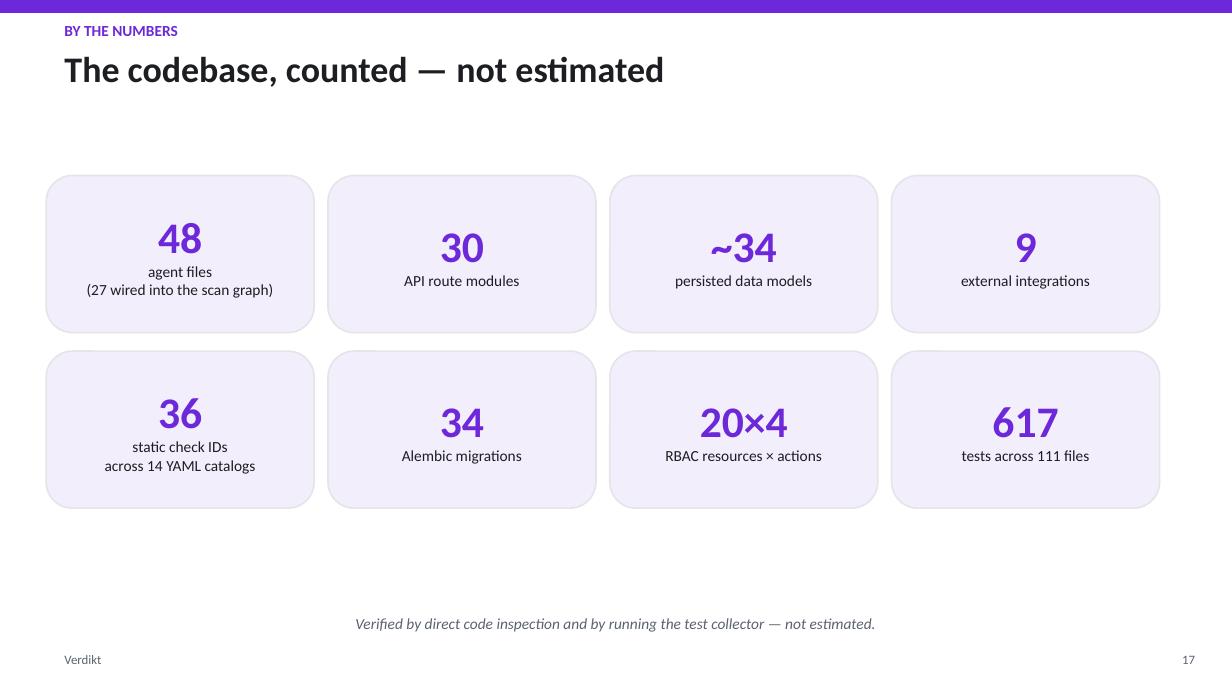
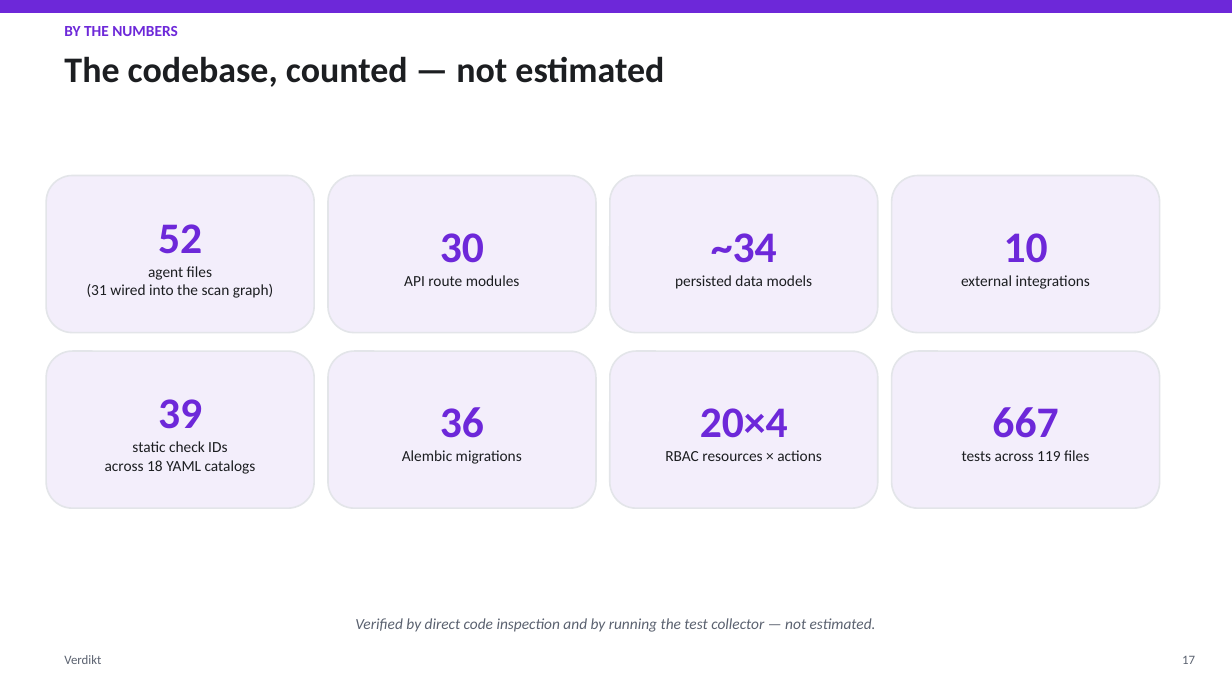
Before and after one commit to mudigondabhanu85/verdikt, a slide deck: slide 17 of docs/architecture-overview/Verdikt_Presentation.pptx. Drawn at 1232x693 pixels with LibreOffice and Linux fonts; fonts in the diff are those of the drawing. Boxes give left, top, right and bottom in pixels: in the first picture for what was removed or moved away, otherwise in the second. Text is boxed around its words. In the diff, an @@ line names an element or a change of style, - is before the commit and + after.

```diff
--- a/docs/architecture-overview/Verdikt_Presentation.pptx
+++ b/docs/architecture-overview/Verdikt_Presentation.pptx
@@ text in rounded rectangle at box(87, 224, 273, 298): text changed @@
-48
-agent files
-(27 wired into the scan graph)
+52
+agent files
+(31 wired into the scan graph)
@@ text in rounded rectangle at box(1004, 233, 1048, 263): text changed @@
-9
+10
@@ text in rounded rectangle at box(105, 399, 256, 474): text changed @@
-36
-static check IDs
-across 14 YAML catalogs
+39
+static check IDs
+across 18 YAML catalogs
@@ text in rounded rectangle at box(440, 407, 484, 438): text changed @@
-34
+36
@@ text in rounded rectangle at box(962, 407, 1089, 461): text changed @@
-617
-tests across 111 files
+667
+tests across 119 files
```
Also in this commit, not shown: 11 other slides changed, 13 other files.
